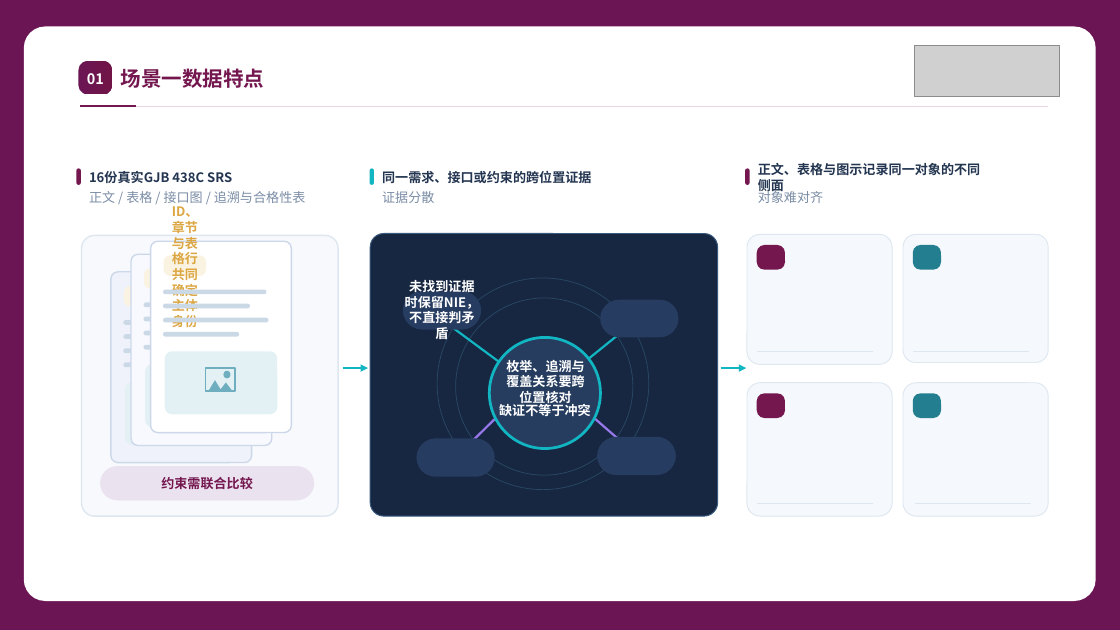
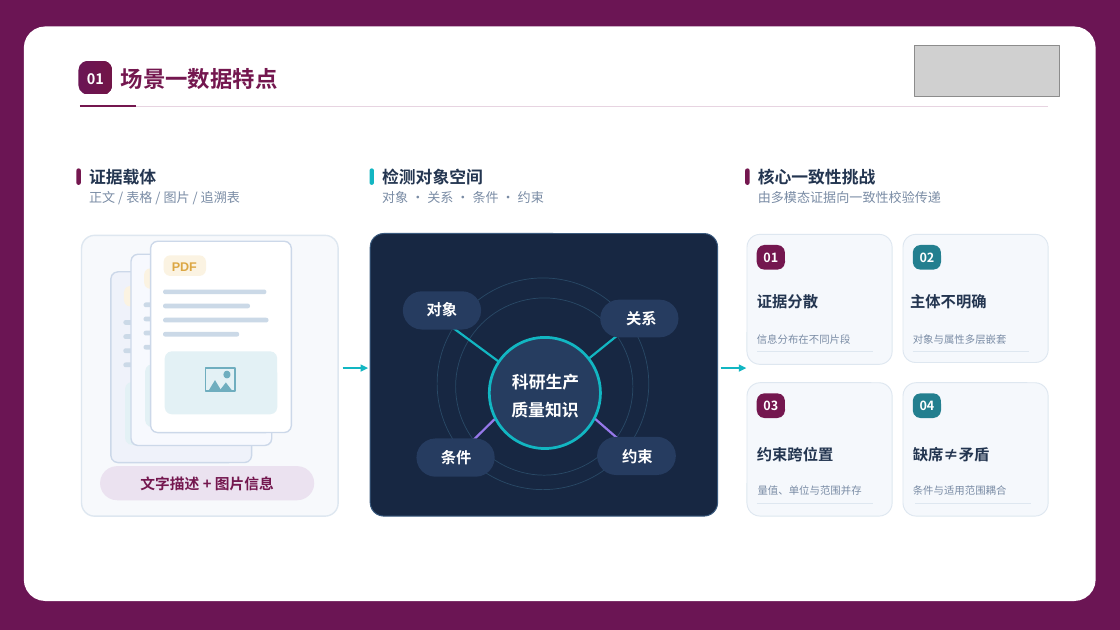
Before and after one commit to hongshi1/data-clean, a slide deck: slide 2 of docs/srs_project/paper/scenario1_aligned_to_scene3_4.pptx. Drawn at 1120x630 pixels with LibreOffice and Linux fonts; fonts in the diff are those of the drawing; grey boxes stand for pictures. Boxes give left, top, right and bottom in pixels: in the first picture for what was removed or moved away, otherwise in the second. Text is boxed around its words. In the diff, an @@ line names an element or a change of style, - is before the commit and + after.

Commit message:
M53: 场景一PPT完整版——逐shape按原文本映射替换，文本shape数量100%匹配原模板
- 逐shape按原文本→场景一文本的dict映射，不再按顺序灌入
- 9页文本shape数量全部100%匹配（含group子shape递归遍历）
- 禁词残留：无（压药/炸药/PaddleOCR/UniEX/Qwen/发动机/航空全部清除）
- 关键文本全部存在（多模态解析/L0-L1-L2/VIO-06/10/17/16-17/0.9121/0.8286）
- 图片槽位：每页与原模板一致

```diff
--- a/docs/srs_project/paper/scenario1_aligned_to_scene3_4.pptx
+++ b/docs/srs_project/paper/scenario1_aligned_to_scene3_4.pptx
@@ text "场景一数据特点" at <box>121,68,278,89</box>: size 22 to 23.9 pt @@
@@ text at <box>89,169,156,185</box>: text changed; size 14 to 18 pt @@
-16份真实GJB 438C SRS
+证据载体
@@ text at <box>382,168,483,185</box>: text changed; size 14 to 18 pt @@
-同一需求、接口或约束的跨位置证据
+检测对象空间
@@ text at <box>758,168,876,185</box>: text changed; size 14 to 18 pt @@
-正文、表格与图示记录同一对象的不同侧面
+核心一致性挑战
@@ text at <box>89,191,240,203</box>: text changed @@
-正文 / 表格 / 接口图 / 追溯与合格性表
+正文 / 表格 / 图片 / 追溯表
@@ text at <box>382,191,544,203</box>: text changed @@
-证据分散
+对象 · 关系 · 条件 · 约束
@@ text at <box>758,191,941,203</box>: text changed @@
-对象难对齐
+由多模态证据向一致性校验传递
@@ text at <box>172,262,197,271</box>: text changed; size 14 to 13.5 pt; font Noto Sans CJK SC to Arial @@
-ID、章节与表格行共同确定主体身份
+PDF
@@ text at <box>427,302,458,317</box>: text changed; size 14 to 16.4 pt @@
-未找到证据时保留NIE，不直接判矛盾
+对象
@@ text at <box>512,373,579,390</box>: text changed; size 14 to 18 pt @@
-枚举、追溯与覆盖关系要跨位置核对
+科研生产
@@ text at <box>511,401,578,418</box>: text changed; size 14 to 18 pt @@
-缺证不等于冲突
+质量知识
@@ text at <box>140,476,274,491</box>: text changed; size 14 to 15.8 pt @@
-约束需联合比较
+文字描述 + 图片信息
@@ group added at <box>441,252,1007,495</box>: 15 texts @@
+关系
+条件
+约束
+01
+证据分散
+信息分布在不同片段
+02
+主体不明确
+对象与属性多层嵌套
+03
+约束跨位置
+量值、单位与范围并存
+04
+缺席≠矛盾
+条件与适用范围耦合
```
Also in this commit, not shown: 8 other slides changed, 3 other files.
